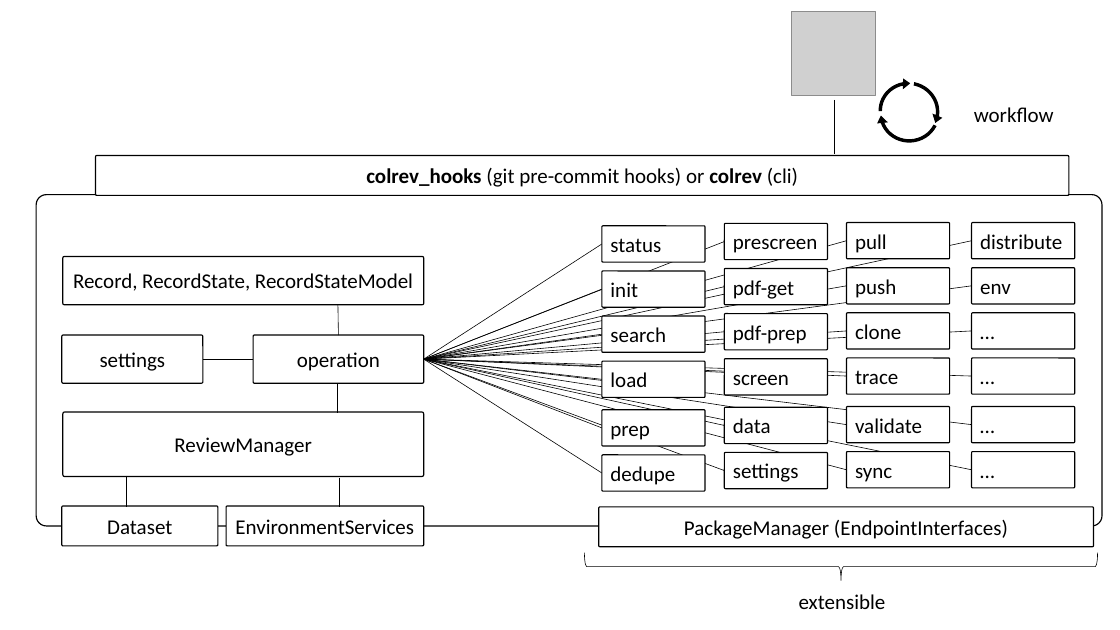
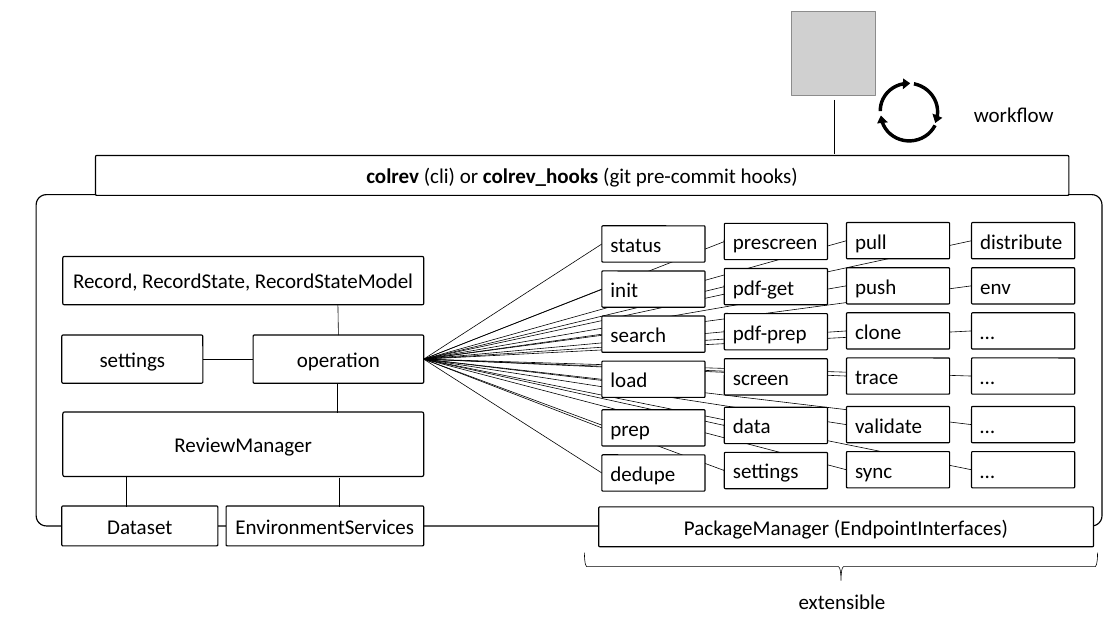
Before and after one commit to CoLRev-Environment/colrev, a slide deck: slide 1 of docs/figures/architecture.pptx. Drawn at 1120x630 pixels with LibreOffice and Linux fonts; fonts in the diff are those of the drawing; grey boxes stand for pictures. Boxes give left, top, right and bottom in pixels: in the first picture for what was removed or moved away, otherwise in the second. Text is boxed around its words. In the diff, an @@ line names an element or a change of style, - is before the commit and + after.

```diff
--- a/docs/figures/architecture.pptx
+++ b/docs/figures/architecture.pptx
@@ text in rounded rectangle at (366, 168, 798, 187): text changed @@
-colrev_hooks (git pre-commit hooks) or colrev (cli)
+colrev (cli) or colrev_hooks (git pre-commit hooks)
```
Also in this commit, not shown: 1 other file.
